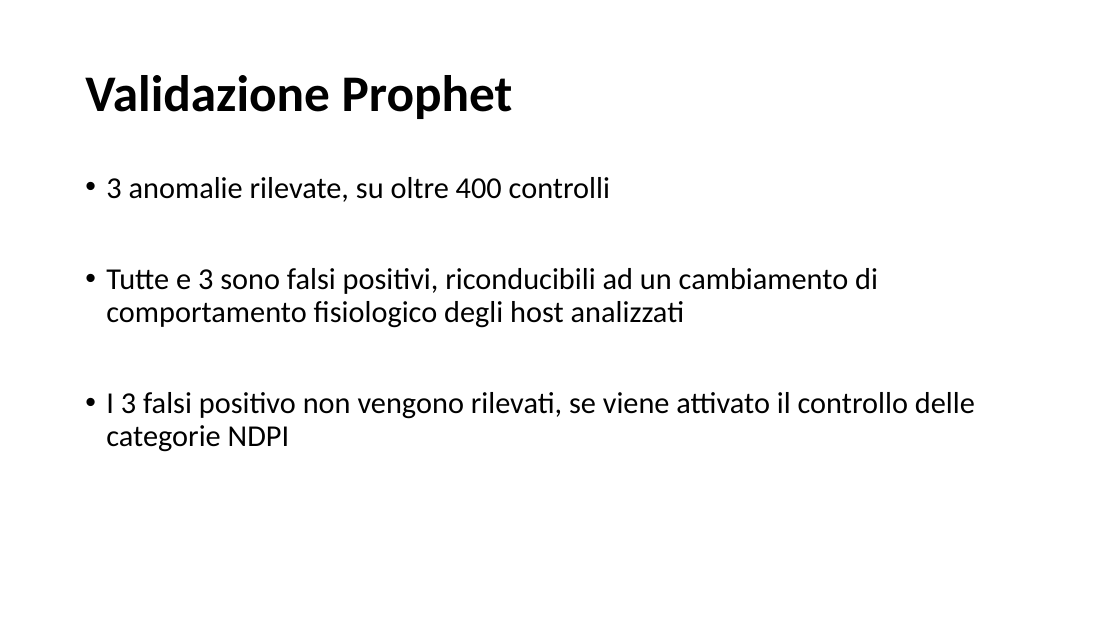
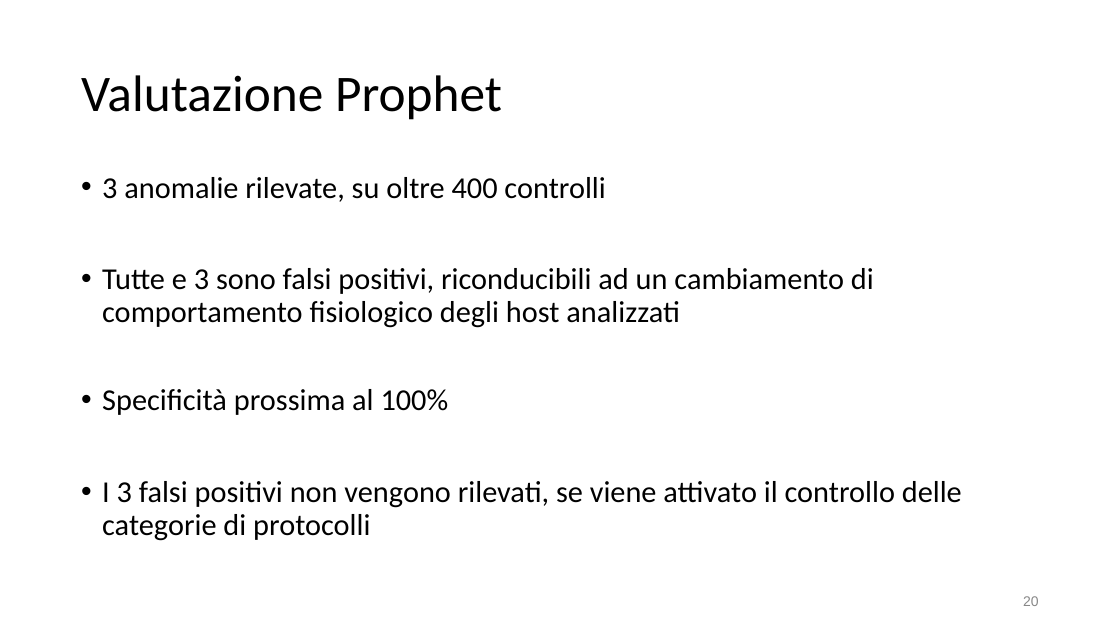
Before and after one commit to SalvatoreCostantino/Network-Time-Series-Analyzer, a slide deck: slide 20 of Tesi/slide tesi.pptx (slide 34 before the commit). Drawn at 1120x630 pixels with LibreOffice and Linux fonts; fonts in the diff are those of the drawing. Boxes give left, top, right and bottom in pixels: in the first picture for what was removed or moved away, otherwise in the second. Text is boxed around its words. In the diff, an @@ line names an element or a change of style, - is before the commit and + after.

```diff
--- a/Tesi/slide tesi.pptx
+++ b/Tesi/slide tesi.pptx
@@ title at (81,75,502,120): text changed; bold off @@
-Validazione Prophet
+Valutazione Prophet
@@ text at (102,389,962,541): text changed @@
-• I 3 falsi positivo non vengono rilevati, se viene attivato il controllo delle categorie NDPI
+• Specificità prossima al 100%
+• I 3 falsi positivi non vengono rilevati, se viene attivato il controllo delle categorie di protocolli
@@ page number added at (1023,596,1039,606), 12 pt, text #888888 @@
+20
```
Also in this commit, not shown: 18 other slides changed, 6 slides added, 19 slides removed, 9 other files.
